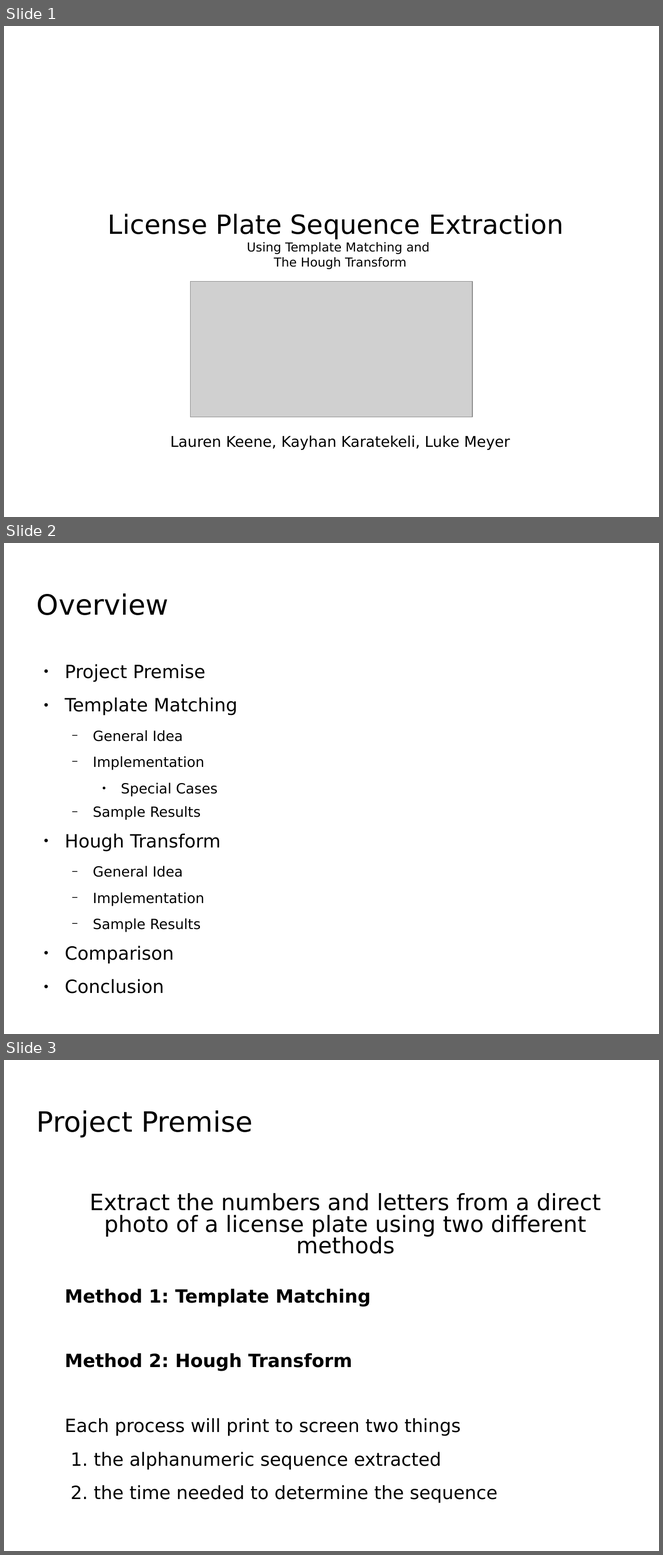
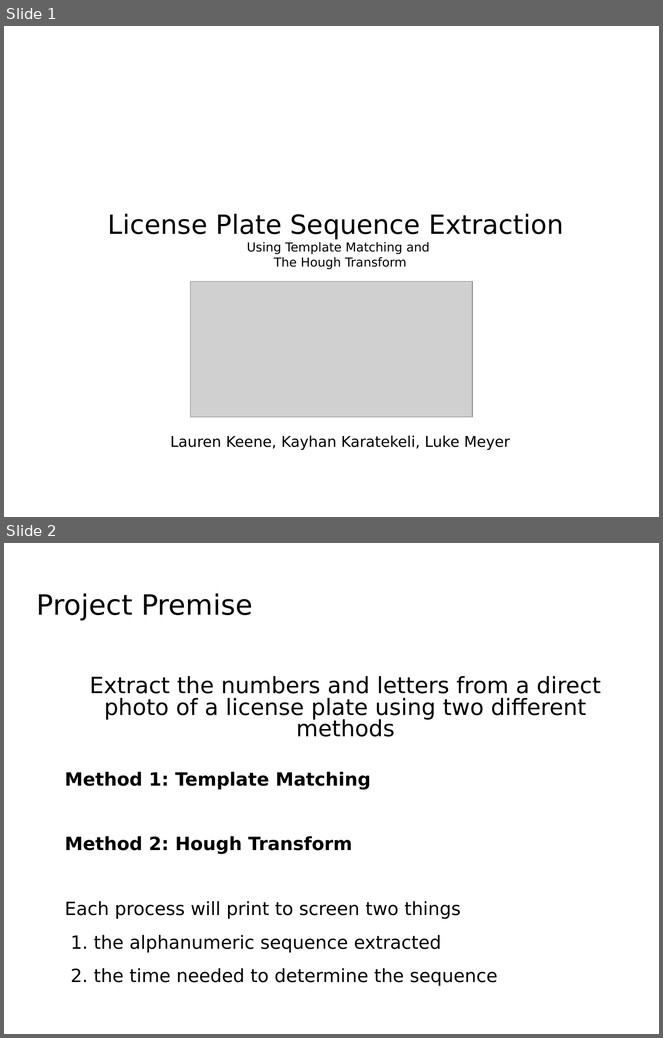
Before and after one commit to Luke-Meyer/dip_project, a slide deck: Presentation/FinalPresentation.odp. Shown one above the other, each under a label of ours: slides 1, 2 and 3 before the commit, slides 1 and 2 after it. The pictures are 663x1555 and 663x1038 pixels, drawn with LibreOffice and Linux fonts; fonts in the diff are those of the drawing; grey boxes stand for pictures; background and template pictures are left out. Boxes give left, top, right and bottom in pixels: in the first picture for what was removed or moved away, otherwise in the second. Text is boxed around its words. In the diff, an @@ line names an element or a change of style, - is before the commit and + after.

```diff
--- a/Presentation/FinalPresentation.odp
+++ b/Presentation/FinalPresentation.odp
@@ slide 2 removed at (4,543,659,1034), background picture (left out) @@
@@ title removed at (37,593,168,615) @@
-Overview
@@ text removed at (65,664,237,932) @@
-● Project Premise
-● Template Matching
-  − General Idea
-  − Implementation
-    ● Special Cases
-  − Sample Results
-● Hough Transform
-  − General Idea
-  − Implementation
-  − Sample Results
-● Comparison
-● Conclusion
@@ what was slide 3 is now slide 2 @@
```
Also in this commit, not shown: 4 slides changed.
